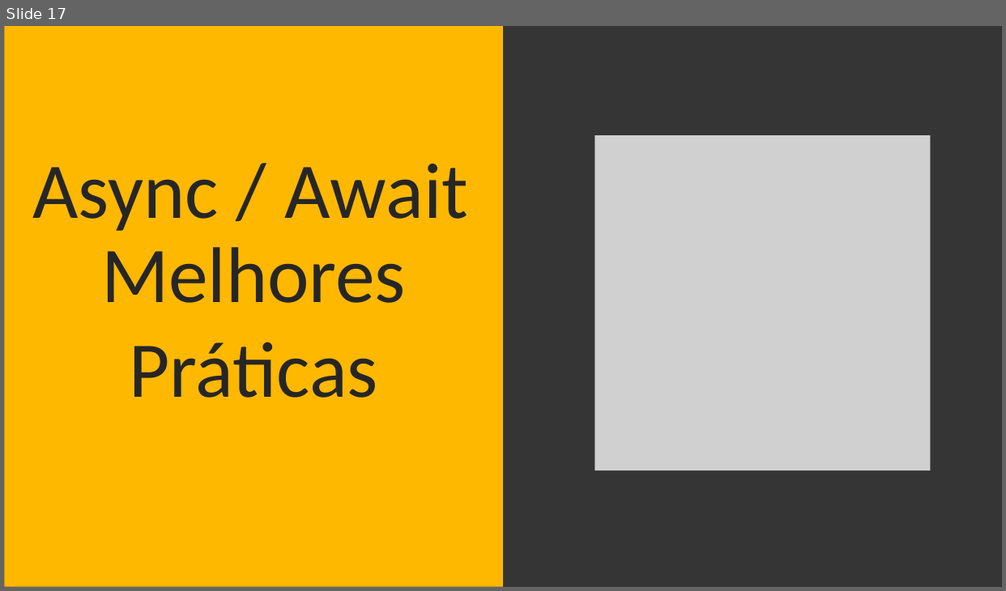
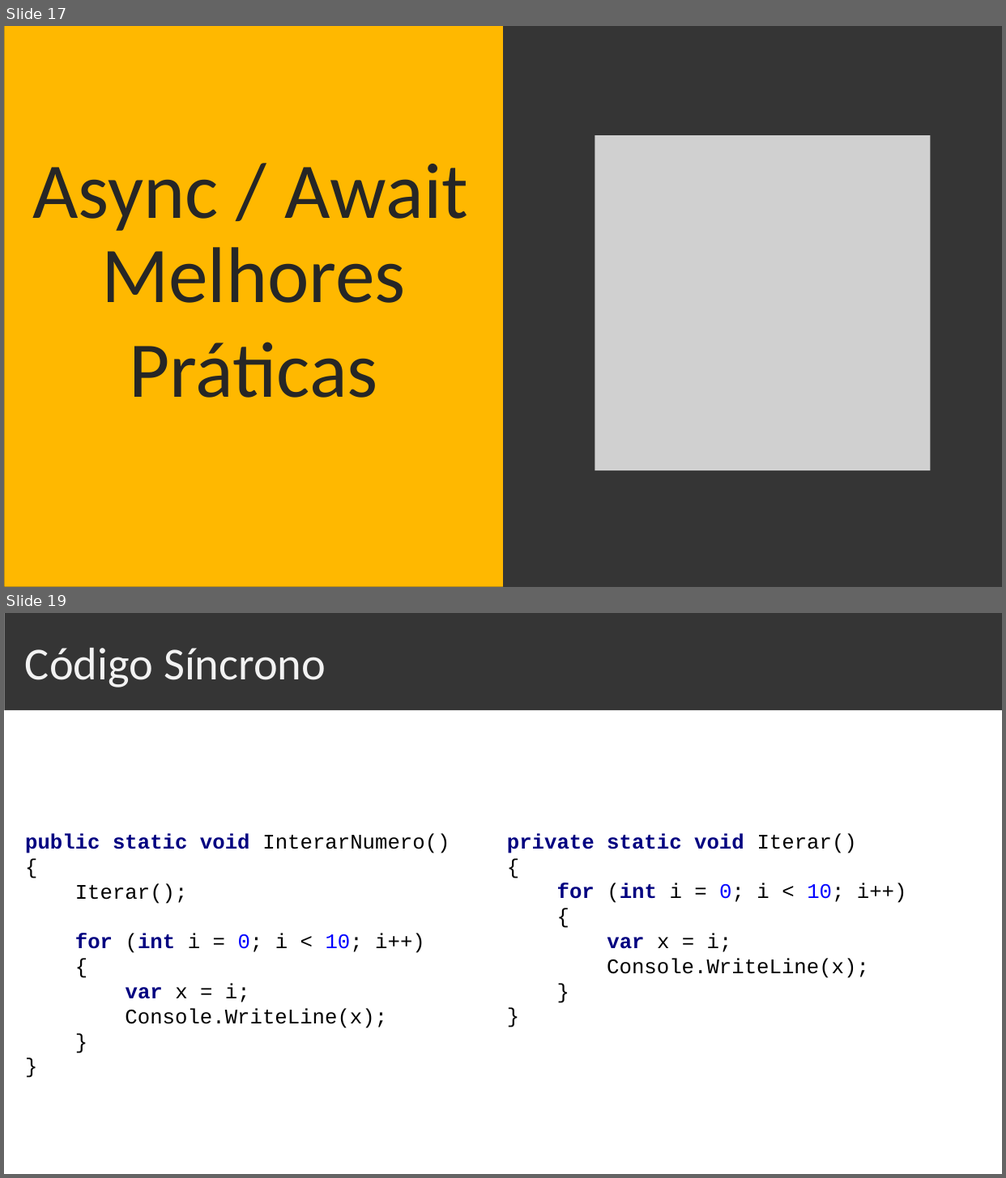
Before and after one commit to sostenes198/.NET-Estudos, a slide deck: AsyncAwait/Apresentacao-Squadra/Apresentacao-Async-Await.pptx. Shown one above the other, each under a label of ours: slide 17 before the commit, slides 17 and 19 after it; the slides between them are not shown. The pictures are 1006x591 and 1006x1178 pixels, drawn with LibreOffice and Linux fonts; fonts in the diff are those of the drawing; grey boxes stand for pictures. Boxes give left, top, right and bottom in pixels: in the first picture for what was removed or moved away, otherwise in the second. Text is boxed around its words. In the diff, an @@ line names an element or a change of style, - is before the commit and + after.

```diff
--- a/AsyncAwait/Apresentacao-Squadra/Apresentacao-Async-Await.pptx
+++ b/AsyncAwait/Apresentacao-Squadra/Apresentacao-Async-Await.pptx
@@ slide 19 added at [4, 613, 1002, 1174], background #FFFFFF @@
@@ freeform shape added at [4, 613, 1002, 710], fill #353535 @@
@@ text added at [25, 648, 326, 688], 44 pt, text #F2F2F2 @@
+Código Síncrono
@@ text added at [25, 833, 450, 1029], 20 pt, text #000000 @@
+public static void InterarNumero()
+{
+Iterar();
+for (int i = 0; i < 10; i++)
+{
+var x = i;
+Console.WriteLine(x);
+}
+}
@@ text added at [507, 833, 907, 978], 20 pt, text #000000 @@
+private static void Iterar()
+{
+for (int i = 0; i < 10; i++)
+{
+var x = i;
+Console.WriteLine(x);
+}
+}
```
Also in this commit, not shown: 4 slides changed, 22 other slides added, 1 slide removed, 10 other files.
